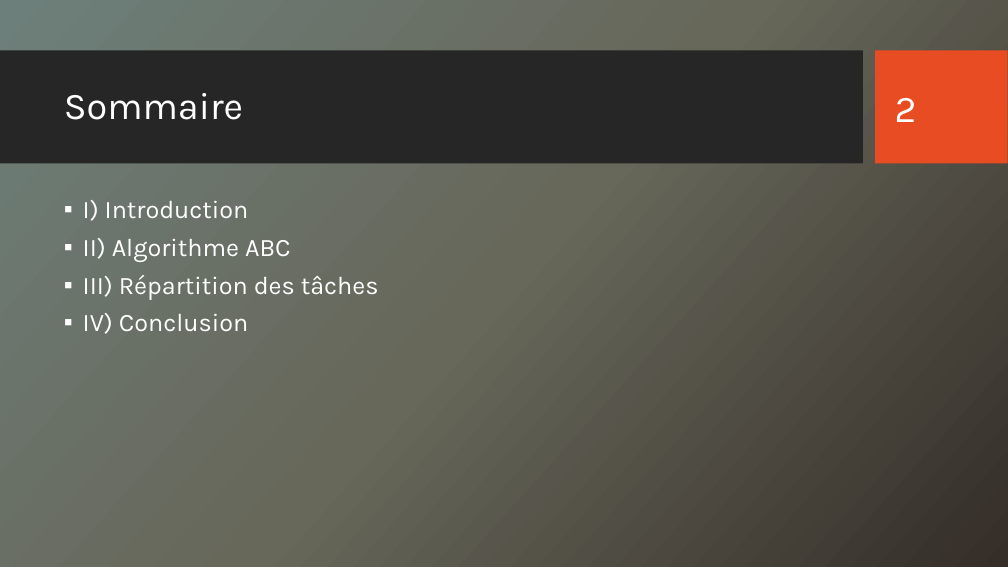
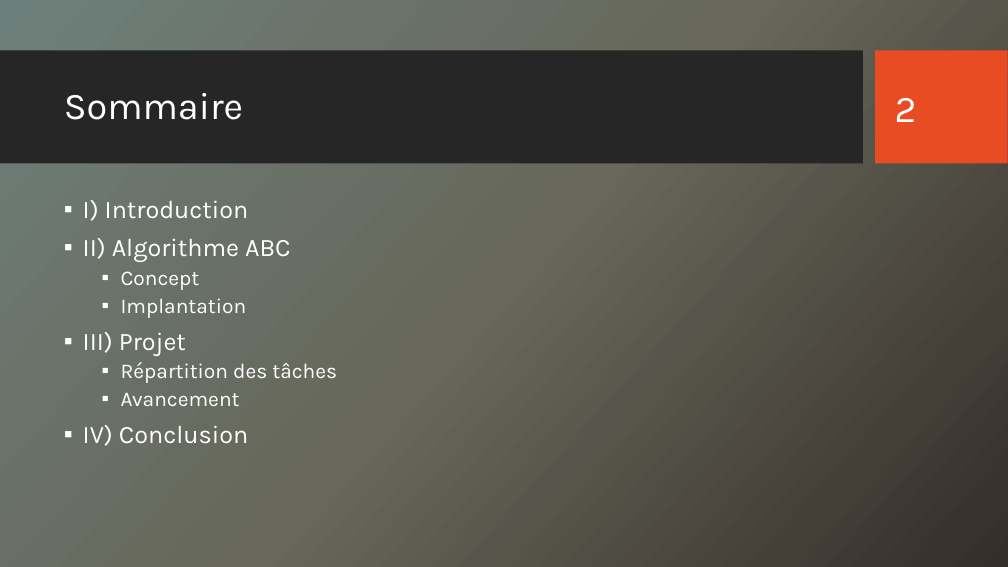
Before and after one commit to kazouke/Artificial-Bee-Colony, a slide deck: slide 2 of Intelligence Artificielle.pptx. Drawn at 1008x567 pixels with LibreOffice and Linux fonts; fonts in the diff are those of the drawing; background and template pictures are left out. Boxes give left, top, right and bottom in pixels: in the first picture for what was removed or moved away, otherwise in the second. Text is boxed around its words. In the diff, an @@ line names an element or a change of style, - is before the commit and + after.

```diff
--- a/Intelligence Artificielle.pptx
+++ b/Intelligence Artificielle.pptx
@@ text at bbox=[83, 271, 337, 406]: text changed; size 24 to 20 pt @@
-▪ III) Répartition des tâches
+  ▪ Concept
+  ▪ Implantation
+▪ III) Projet
+  ▪ Répartition des tâches
+  ▪ Avancement
```
Also in this commit, not shown: 4 slides added.
